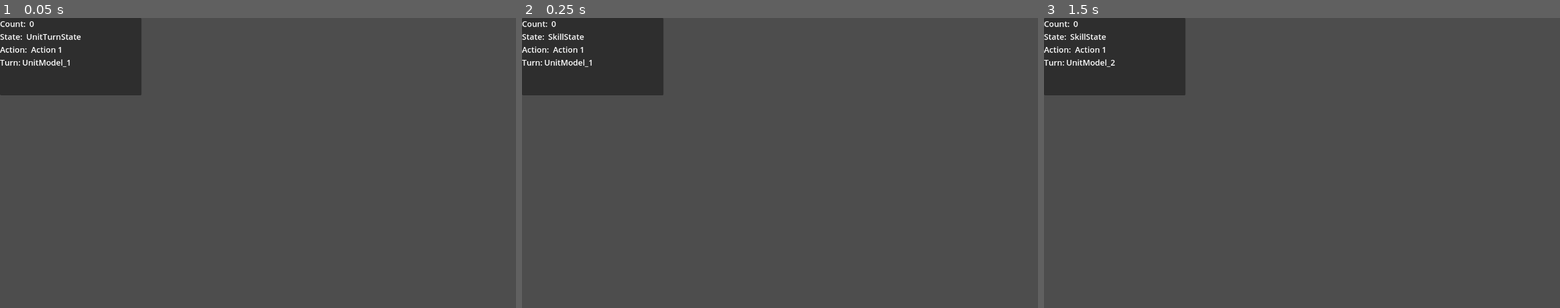
Above: before the commit, frames 1-3 (left to right).
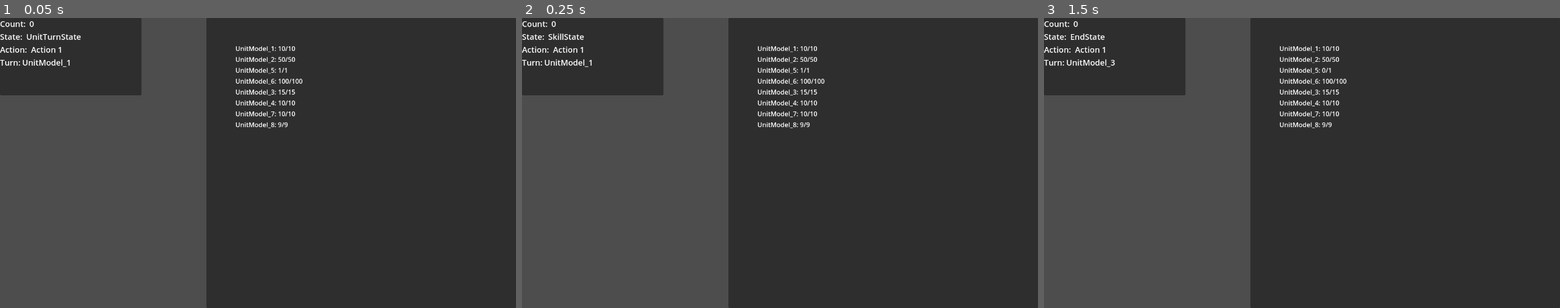
Above: after the commit, the same moments.

Repository: Comotcaiten/re_turnbase_project
Game: Godot game, scene res://test/level_testing.tscn
Same seed, same stepped clock (60 frames per second), same inputs: the game is played once before the commit and once after it.
Inputs:
- Up to frame 1 (0.05 s): no input
- Up to frame 2 (0.25 s): no input
- Up to frame 3 (1.5 s): tap Enter (ui_accept) at 0.5, 0.77, 1.25 s; hold Right (ui_right) 0.53-1.28 s; hold Left (ui_left) from 1.28 s (still down)

The runs differ from the first frame. In frame 1, 60% of the frame differs, in the area x 40-100%, y 0-100%; in frame 2, 60%; in frame 3, 60%, in the area x 5-100%, y 0-100%.

Commit message:
add logic in battle system controller

Diff:
--- a/asset/skill_base/test_A.tres
+++ b/asset/skill_base/test_A.tres
@@ -36,5 +36,6 @@
 element = 0
 target_type = 1
 target_mode = 1
+target_fainted = 2
 components = Array[ExtResource("1_3wey6")]([SubResource("Resource_dltp5")])
 break_point = 1
--- a/src/base/SkillBase.gd
+++ b/src/base/SkillBase.gd
@@ -17,6 +17,9 @@
 enum TargetMode {ALL, SINGLE, THREE}
 @export var target_mode: TargetMode = TargetMode.ALL
 
+enum TargetFainted {NONE, TRUE, FALSE}
+@export var target_fainted: TargetFainted = TargetFainted.FALSE
+
 @export_group("Components")
 @export var components: Array[SkillComponent]
 enum BreakPointMode {None, True, False}
--- a/src/controllers/BattleSystemController.gd
+++ b/src/controllers/BattleSystemController.gd
@@ -15,10 +15,11 @@
 @export var lable_action: Label
 @export var label_turn: Label
 
-@export var panel_skill: Panel
-
+@export var vbox_container_db: VBoxContainer
 
 var db_groups_unit: Maps = Maps.new()
+
+var db_label: Maps = Maps.new()
 
 # all_unit: Chứa tất cả unit bao gồm cả những unit bị fainted
 # var all_unit: Array[UnitModel]:
@@ -46,12 +47,12 @@
 
 func _ready():
 	skill_sytem_controller = SkillSystemController.new(self)
-	start_lable()
-	set_panel_skill_visible(false)
 
 	db_groups_unit.add_val(player_unit_group_model.id, player_unit_group_model)
 	db_groups_unit.add_val(enemy_unit_group_model.id, enemy_unit_group_model)
 
+
+	start_lable()
 	pass
 
 func _process(_delta):
@@ -97,6 +98,10 @@
 	pass
 
 func perform_unit_turn_state():
+	if turn_queue[current_queue].is_fainted == true:
+		get_next_turn()
+		return
+
 	if turn_queue[current_queue].is_player:
 		print("[Player]")
 		state = State.ActionState
@@ -117,7 +122,6 @@
 	pass
 
 func perform_after_every_thing():
-	is_units_group_fainted()
 	get_next_turn()
 	return
 
@@ -148,6 +152,8 @@
 	return false
 
 func get_next_turn():
+	if is_units_group_fainted():
+		return
 	# index
 	current_queue += 1
 
@@ -194,9 +200,6 @@
 
 
 # Panel
-func set_panel_skill_visible(_visible: bool):
-	if panel_skill != null:
-		panel_skill.visible = _visible
 
 # Skill
 
@@ -206,7 +209,19 @@
 	lable_state.text = State.find_key(state)
 	label_turn.text = "Who?"
 
+	for db in db_groups_unit.db:
+		for unit in db_groups_unit.get_val(db).get_units():
+			print(unit)
+			var lb: Label = Label.new()
+			lb.text = unit.name + ": " + str(unit.health) + "/" + str(unit.max_health)
+			db_label.add_val(unit, lb)
+			vbox_container_db.add_child(lb)
+
 func update_label():
 	label_count_cycle.text = str(count_cycle)
 	lable_state.text = State.find_key(state)
 	label_turn.text = current_unit.name
+
+	for id in db_label.db.keys():
+		if db_label.get_val(id) is Label:
+			db_label.get_val(id).text = id.name + ": " + str(id.health) + "/" + str(id.max_health)
--- a/src/controllers/SkillSystemController.gd
+++ b/src/controllers/SkillSystemController.gd
@@ -52,8 +52,13 @@
 		SkillBase.TargetType.ANY:
 			for id in battle_system_controller.db_groups_unit.db:
 				group_target.append_array(get_groups_from_maps(id))
-			return
-	# perform_target_mode(_skill, _source)
+
+	match _skill.target_fainted:
+		SkillBase.TargetFainted.TRUE:
+			group_target = UnitGroupModel.get_filter(true, group_target)
+		SkillBase.TargetFainted.FALSE:
+			group_target = UnitGroupModel.get_filter(false, group_target)
+
 	return
 
 func get_group_target_select(_skill: SkillModel, _source: UnitModel):
--- a/src/models/SkillModel.gd
+++ b/src/models/SkillModel.gd
@@ -10,6 +10,10 @@
 var target_mode: SkillBase.TargetMode:
   get:
     return skill_base.target_mode
+
+var target_fainted: SkillBase.TargetFainted:
+  get:
+    return skill_base.target_fainted
 
 func _init(_skill_base: SkillBase):
   skill_base = _skill_base
--- a/src/models/UnitGroupModel.gd
+++ b/src/models/UnitGroupModel.gd
@@ -25,10 +25,17 @@
     return group.filter(filter_is_fainted)
   return group.filter(filter_is_not_fainted)
 
-func filter_is_not_fainted(a: UnitModel):
+static func get_filter(fainted: bool = false, array: Array[UnitModel] = []) -> Array[UnitModel]:
+  if array.is_empty():
+    return []
+  if fainted:
+    return array.filter(filter_is_fainted)
+  return array.filter(filter_is_not_fainted)
+
+static func filter_is_not_fainted(a: UnitModel):
   return !a.is_fainted
 
-func filter_is_fainted(a: UnitModel):
+static func filter_is_fainted(a: UnitModel):
   return a.is_fainted
 
 func is_fainted():
--- a/test/level_testing.tscn
+++ b/test/level_testing.tscn
@@ -12,31 +12,7 @@
 [ext_resource type="Resource" uid="uid://b6vbpllu1apd" path="res://asset/character_base/Lionfield.tres" id="10_hfu6a"]
 [ext_resource type="Resource" uid="uid://u8sw8in4w2rd" path="res://asset/character_base/Apt.tres" id="11_4154i"]
 
-[sub_resource type="StyleBoxFlat" id="StyleBoxFlat_7kpxl"]
-bg_color = Color(0.6, 0.6, 0.6, 0)
-
-[sub_resource type="StyleBoxFlat" id="StyleBoxFlat_x8sgm"]
-bg_color = Color(0.282353, 0.196078, 0.909804, 1)
-
-[sub_resource type="StyleBoxFlat" id="StyleBoxFlat_jpxvx"]
-bg_color = Color(0, 0.647059, 0.258824, 1)
-border_width_left = 4
-border_width_top = 4
-border_width_right = 4
-border_width_bottom = 4
-corner_radius_top_left = 8
-corner_radius_top_right = 8
-corner_radius_bottom_right = 8
-corner_radius_bottom_left = 8
-
-[sub_resource type="Theme" id="Theme_ptblk"]
-Button/styles/disabled = null
-Button/styles/focus = null
-Button/styles/hover = null
-Button/styles/normal = SubResource("StyleBoxFlat_jpxvx")
-Button/styles/pressed = null
-
-[node name="LevelTesting" type="Node3D" node_paths=PackedStringArray("player_unit_group_model", "enemy_unit_group_model", "label_count_cycle", "lable_state", "lable_action", "label_turn", "panel_skill")]
+[node name="LevelTesting" type="Node3D" node_paths=PackedStringArray("player_unit_group_model", "enemy_unit_group_model", "label_count_cycle", "lable_state", "lable_action", "label_turn", "vbox_container_db")]
 script = ExtResource("1_ttxq4")
 player_unit_group_model = NodePath("PlayerGroup")
 enemy_unit_group_model = NodePath("EnemyGroup")
@@ -44,7 +20,7 @@
 lable_state = NodePath("Control/PanelInfo/VBoxContainer/HBoxContainer2/LableStateInput")
 lable_action = NodePath("Control/PanelInfo/VBoxContainer/HBoxContainer3/LableActionInput")
 label_turn = NodePath("Control/PanelInfo/VBoxContainer/HBoxContainer4/LableTurnInput")
-panel_skill = NodePath("Control/PanelSkill")
+vbox_container_db = NodePath("Control/Panel/VBoxContainer_DB")
 
 [node name="PlayerGroup" type="Node3D" parent="."]
 script = ExtResource("2_j7rkn")
@@ -56,16 +32,19 @@
 is_player = true
 
 [node name="UnitModel_2" parent="PlayerGroup" instance=ExtResource("2_8fed3")]
+visible = false
 character_base = ExtResource("4_4w7vw")
 level = 2
 is_player = true
 
 [node name="UnitModel_5" parent="PlayerGroup" instance=ExtResource("2_8fed3")]
+visible = false
 character_base = ExtResource("6_dfyv5")
 level = 12
 is_player = true
 
 [node name="UnitModel_6" parent="PlayerGroup" instance=ExtResource("2_8fed3")]
+visible = false
 character_base = ExtResource("7_eljcv")
 level = 3
 is_player = true
@@ -96,97 +75,6 @@
 anchor_bottom = 1.0
 grow_horizontal = 2
 grow_vertical = 2
-metadata/_edit_use_anchors_ = true
-
-[node name="PanelSkill" type="Panel" parent="Control"]
-visible = false
-layout_mode = 1
-anchors_preset = 15
-anchor_right = 1.0
-anchor_bottom = 1.0
-grow_horizontal = 2
-grow_vertical = 2
-theme_override_styles/panel = SubResource("StyleBoxFlat_7kpxl")
-metadata/_edit_use_anchors_ = true
-
-[node name="Panel" type="Panel" parent="Control/PanelSkill"]
-layout_mode = 1
-anchors_preset = -1
-anchor_left = 0.799816
-anchor_top = 0.522222
-anchor_right = 0.949566
-anchor_bottom = 0.789333
-offset_right = 0.320007
-offset_bottom = -0.319977
-rotation = 0.785398
-theme_override_styles/panel = SubResource("StyleBoxFlat_x8sgm")
-metadata/_edit_use_anchors_ = true
-
-[node name="Label" type="Label" parent="Control/PanelSkill"]
-layout_mode = 1
-anchors_preset = -1
-anchor_left = 0.731066
-anchor_top = 0.622556
-anchor_right = 0.861193
-anchor_bottom = 0.800269
-offset_top = -0.240005
-offset_right = 9.43805
-offset_bottom = -0.193359
-theme_override_font_sizes/font_size = 40
-text = "SKILL"
-horizontal_alignment = 1
-vertical_alignment = 1
-metadata/_edit_use_anchors_ = true
-
-[node name="ButtonSkill1" type="Button" parent="Control/PanelSkill"]
-layout_mode = 1
-anchors_preset = -1
-anchor_left = 0.5
-anchor_top = 0.533333
-anchor_right = 0.6995
-anchor_bottom = 0.621778
-offset_right = 0.639992
-offset_bottom = 0.319992
-theme = SubResource("Theme_ptblk")
-text = "Skill Name Here"
-metadata/_edit_use_anchors_ = true
-
-[node name="ButtonSkill2" type="Button" parent="Control/PanelSkill"]
-layout_mode = 1
-anchors_preset = -1
-anchor_left = 0.45
-anchor_top = 0.666667
-anchor_right = 0.6495
-anchor_bottom = 0.755111
-offset_right = 0.639992
-offset_bottom = 0.319992
-theme = SubResource("Theme_ptblk")
-text = "Skill Name Here"
-metadata/_edit_use_anchors_ = true
-
-[node name="ButtonSkill3" type="Button" parent="Control/PanelSkill"]
-layout_mode = 1
-anchors_preset = -1
-anchor_left = 0.5
-anchor_top = 0.8
-anchor_right = 0.6995
-anchor_bottom = 0.888444
-offset_right = 0.639992
-offset_bottom = 0.319992
-theme = SubResource("Theme_ptblk")
-text = "Skill Name Here"
-metadata/_edit_use_anchors_ = true
-
-[node name="ButtonCancel" type="Button" parent="Control/PanelSkill"]
-layout_mode = 1
-anchors_preset = -1
-anchor_left = 0.91875
-anchor_top = 0.744444
-anchor_right = 1.01875
-anchor_bottom = 0.922333
-offset_right = -28.0
-offset_bottom = -28.08
-rotation = 0.785398
 metadata/_edit_use_anchors_ = true
 
 [node name="PanelInfo" type="Panel" parent="Control"]
@@ -257,3 +145,24 @@
 layout_mode = 2
 theme_override_font_sizes/font_size = 20
 text = "Who Turn"
+
+[node name="Panel" type="Panel" parent="Control"]
+layout_mode = 1
+anchors_preset = -1
+anchor_left = 0.4
+anchor_right = 0.99375
+anchor_bottom = 1.00044
+offset_right = 8.0
+offset_bottom = -0.32
+metadata/_edit_use_anchors_ = true
+
+[node name="VBoxContainer_DB" type="VBoxContainer" parent="Control/Panel"]
+layout_mode = 1
+anchors_preset = -1
+anchor_left = 0.09375
+anchor_top = 0.0888889
+anchor_right = 0.916583
+anchor_bottom = 0.877333
+offset_right = 0.0639992
+offset_bottom = 8.32
+metadata/_edit_use_anchors_ = true
Not shown: 1 places in test/level_testing.tscn that only renumber resources
